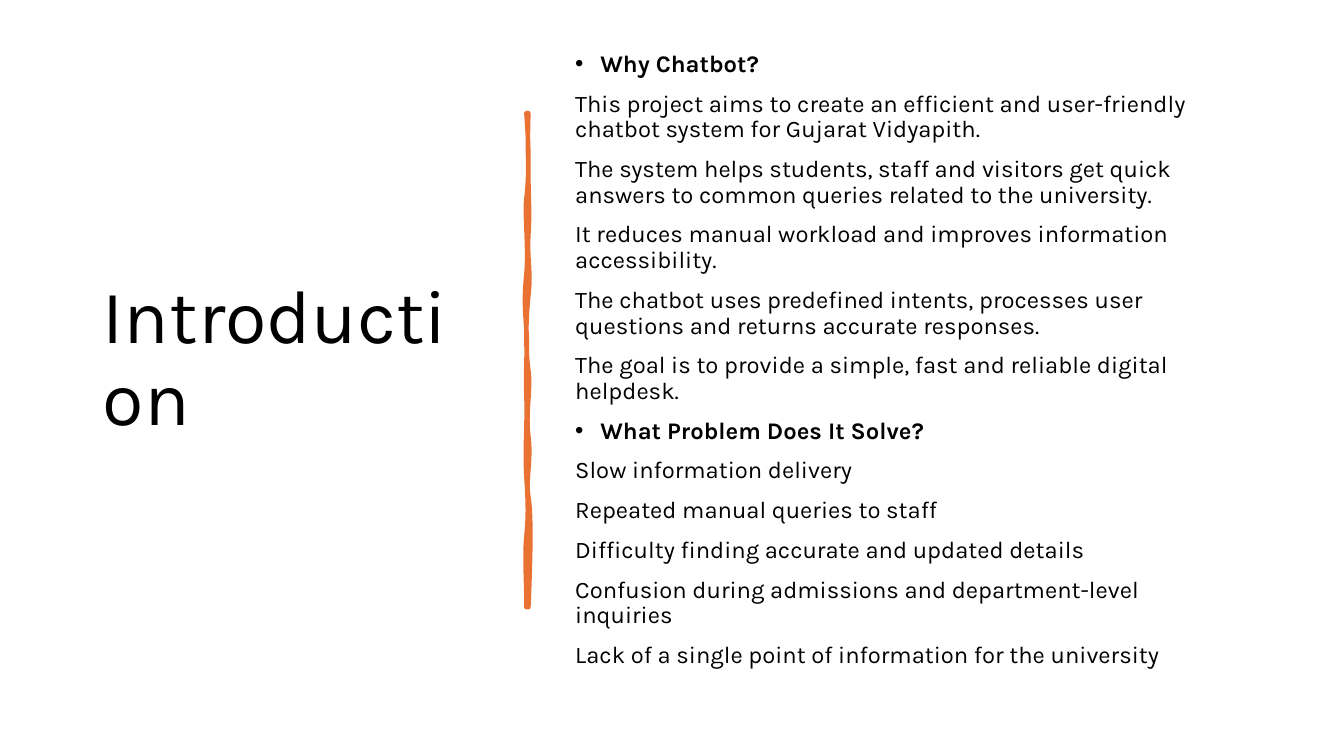
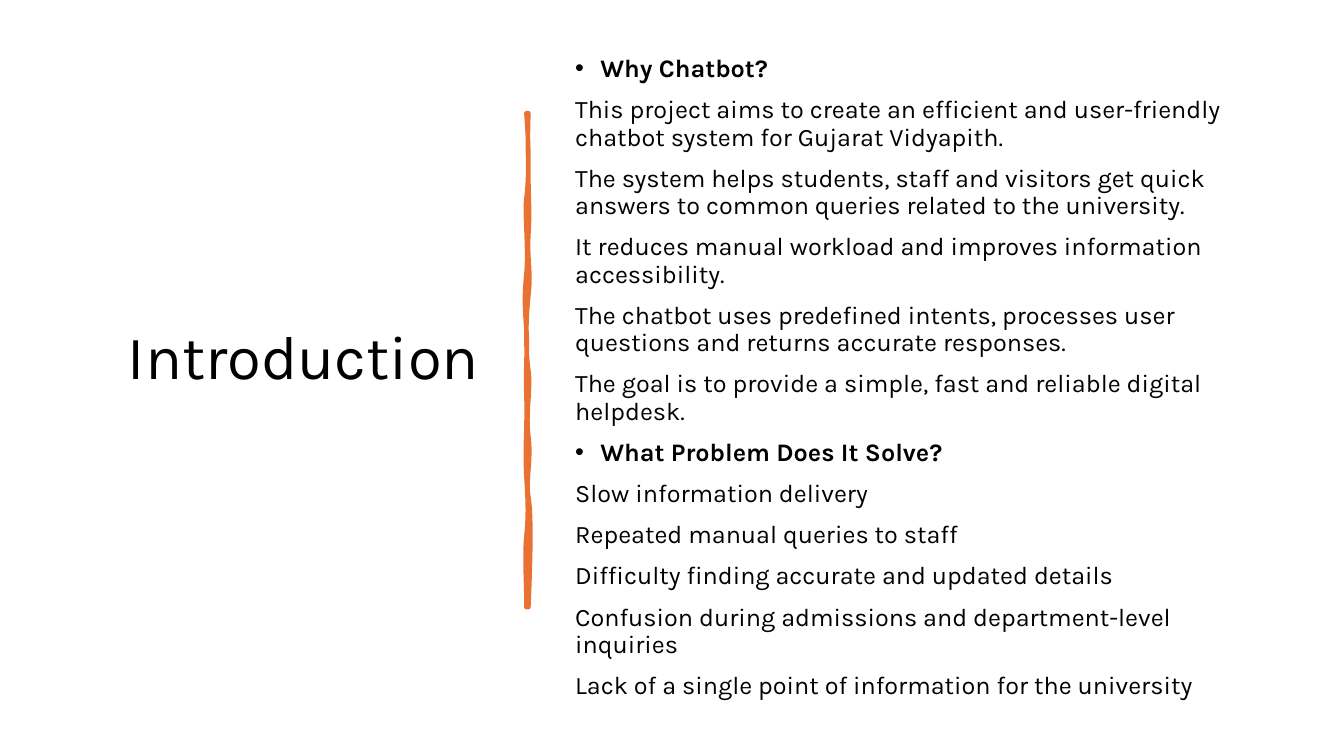
Before and after one commit to SonaniAkshit/university-chatbot-web, a slide deck: slide 3 of University_Chatbot Documentations/Gujarat Vidyapith Chatbot with Design.pptx. Drawn at 1344x756 pixels with LibreOffice and Linux fonts; fonts in the diff are those of the drawing. Boxes give left, top, right and bottom in pixels: in the first picture for what was removed or moved away, otherwise in the second. Text is boxed around its words. In the diff, an @@ line names an element or a change of style, - is before the commit and + after.

Commit message:
Update and clean up Gujarat Vidyapith Chatbot docs
Renamed the merged PDF to 'Final', updated multiple documentation files, and removed outdated presentation and 'Thank You' documents to streamline the documentation set.

```diff
--- a/University_Chatbot Documentations/Gujarat Vidyapith Chatbot with Design.pptx
+++ b/University_Chatbot Documentations/Gujarat Vidyapith Chatbot with Design.pptx
@@ text "Why Chatbot?" at (x1=575, y1=59, x2=1220, y2=701): size 17 to 18 pt @@
@@ title "Introduction" at (x1=128, y1=336, x2=479, y2=380): size 54 to 44 pt; alignment left to right @@
```
Also in this commit, not shown: 16 other slides changed, 22 slides added, 11 slides removed, 7 other files.
